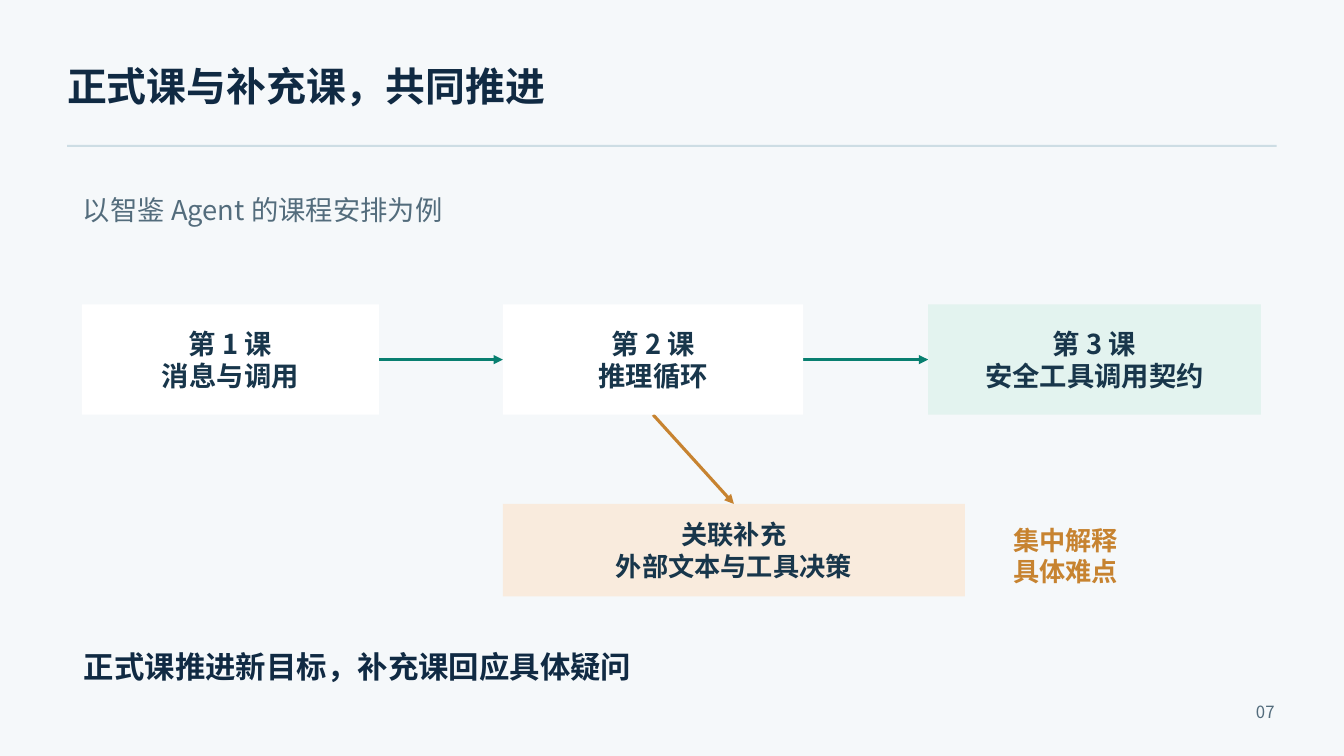
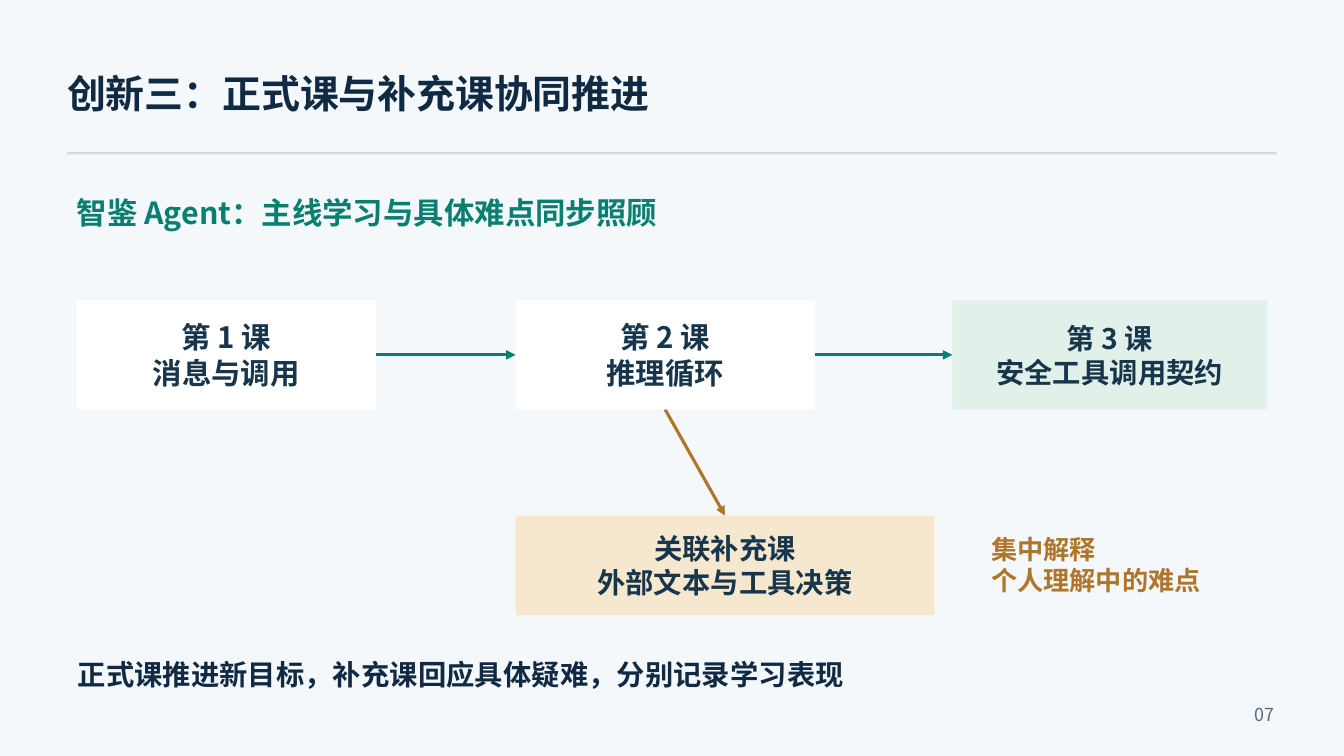
Before and after one commit to RoamerFly/teach-pro-skill, a slide deck: slide 7 of example/competition-materials/final-roadshow/学途智伴决赛路演_8分钟.pptx. Drawn at 1344x756 pixels with LibreOffice and Linux fonts; fonts in the diff are those of the drawing. Boxes give left, top, right and bottom in pixels: in the first picture for what was removed or moved away, otherwise in the second. Text is boxed around its words. In the diff, an @@ line names an element or a change of style, - is before the commit and + after.

```diff
--- a/example/competition-materials/final-roadshow/学途智伴决赛路演_8分钟.pptx
+++ b/example/competition-materials/final-roadshow/学途智伴决赛路演_8分钟.pptx
@@ text at bbox=[67, 74, 649, 112]: text changed; size 28.5 to 27.8 pt @@
-正式课与补充课，共同推进
+创新三：正式课与补充课协同推进
@@ rectangle: place and size @@
-rectangle at bbox=[68, 145, 1277, 147]
+rectangle at bbox=[68, 152, 1277, 154]
@@ rectangle at bbox=[68, 152, 1277, 154]: fill #CDDDE4 to #CCDCE1 @@
@@ text at bbox=[77, 198, 657, 232]: text changed; size 19.5 to 21.8 pt; text colour #536C7C to #087F70; bold on @@
-以智鉴 Agent 的课程安排为例
+智鉴 Agent：主线学习与具体难点同步照顾
@@ rectangle "第 1 课": place and size @@
-rectangle "第 1 课" at bbox=[82, 304, 379, 414]
+rectangle "第 1 课" at bbox=[77, 300, 376, 409]
@@ rectangle "第 1 课" at bbox=[77, 300, 376, 409]: size 19.5 to 21 pt @@
@@ rectangle "第 2 课" at bbox=[515, 300, 815, 409]: size 19.5 to 21 pt @@
@@ rectangle "第 2 课": place and size @@
-rectangle "第 2 课" at bbox=[503, 304, 804, 414]
+rectangle "第 2 课" at bbox=[515, 300, 815, 409]
@@ rectangle "第 3 课": place and size @@
-rectangle "第 3 课" at bbox=[929, 304, 1261, 414]
+rectangle "第 3 课" at bbox=[953, 300, 1267, 409]
@@ rectangle "第 3 课" at bbox=[953, 300, 1267, 409]: size 19.5 to 20.2 pt; fill #E3F3EF to #E1F1EA @@
@@ arrow moved from (379, 360) - (503, 360) to (376, 355) - (515, 355) @@
@@ arrow moved from (804, 360) - (929, 360) to (815, 355) - (953, 355) @@
@@ arrow moved from (653, 414) - (734, 504) to (665, 409) - (725, 515) @@
@@ arrow (665, 409) - (725, 515): stroke #C78330 2.25 pt to #AE762D 2.25 pt @@
@@ rectangle "关联补充课": place and size @@
-rectangle "关联补充课" at bbox=[503, 504, 965, 597]
+rectangle "关联补充课" at bbox=[515, 515, 935, 615]
@@ rectangle "关联补充课" at bbox=[515, 515, 935, 615]: fill #F9EBDD to #F6E8CF @@
@@ text in rectangle at bbox=[654, 535, 796, 562]: text changed; size 18.8 to 20.2 pt @@
-关联补充
+关联补充课
@@ text at bbox=[991, 536, 1096, 562]: text colour #C78330 to #AE762D in "集中解释" @@
@@ text "集中解释": place and size @@
-text "集中解释" at bbox=[1013, 527, 1118, 584]
+text "集中解释" at bbox=[991, 536, 1201, 593]
@@ text in rectangle at bbox=[597, 569, 852, 596]: size 18.8 to 20.2 pt in "外部文本与工具决策" @@
@@ text at bbox=[991, 567, 1201, 593]: text changed; text colour #C78330 to #AE762D @@
-具体难点
+个人理解中的难点
@@ text at bbox=[78, 660, 844, 689]: text changed; size 21.8 to 20.2 pt @@
-正式课推进新目标，补充课回应具体疑问
+正式课推进新目标，补充课回应具体疑难，分别记录学习表现
@@ text "07" at bbox=[1255, 707, 1275, 721]: size 12 to 12.8 pt @@
```
Also in this commit, not shown: 9 other slides changed, 2 slides added, 2 slides removed, 14 other files.
